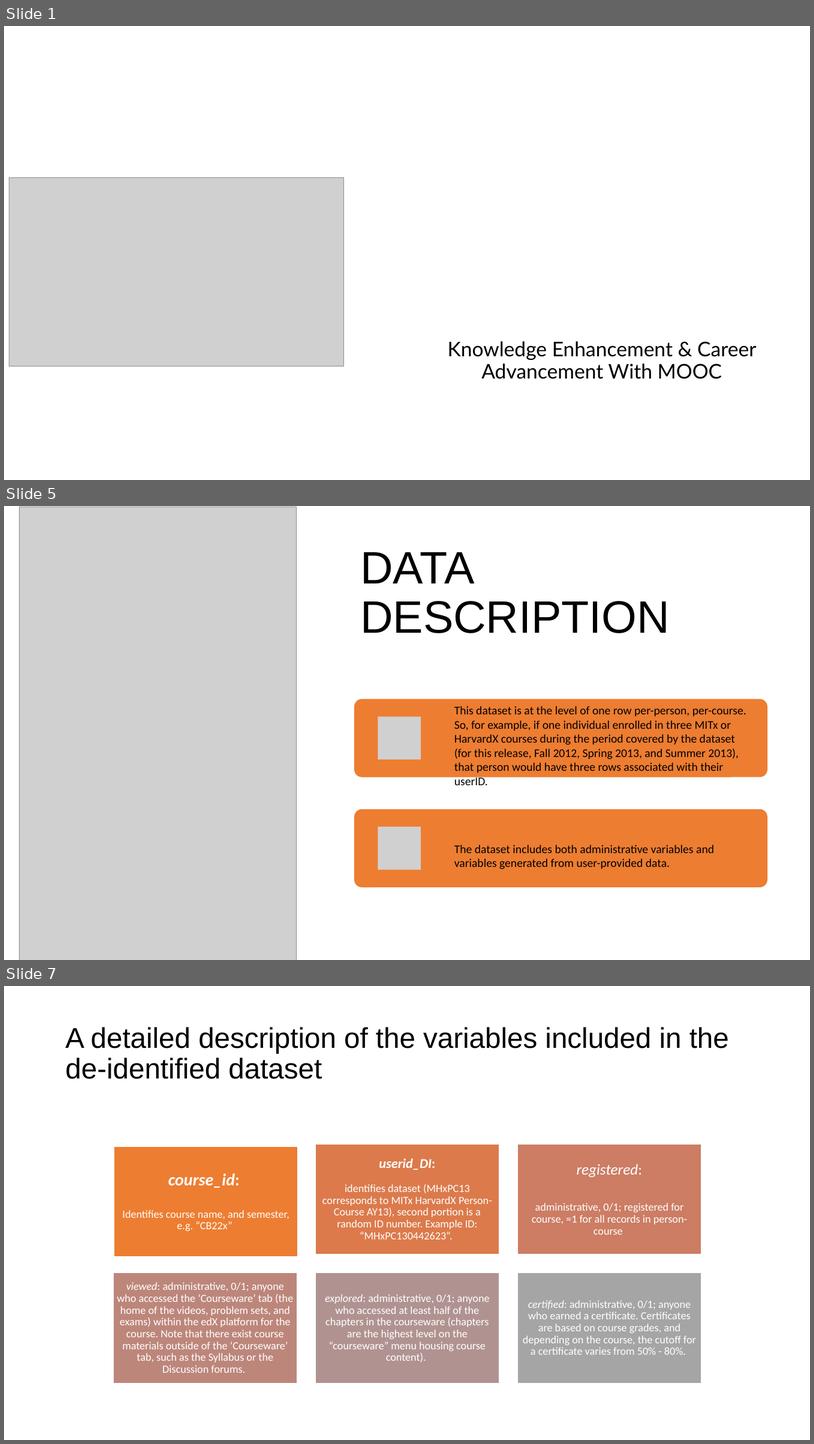
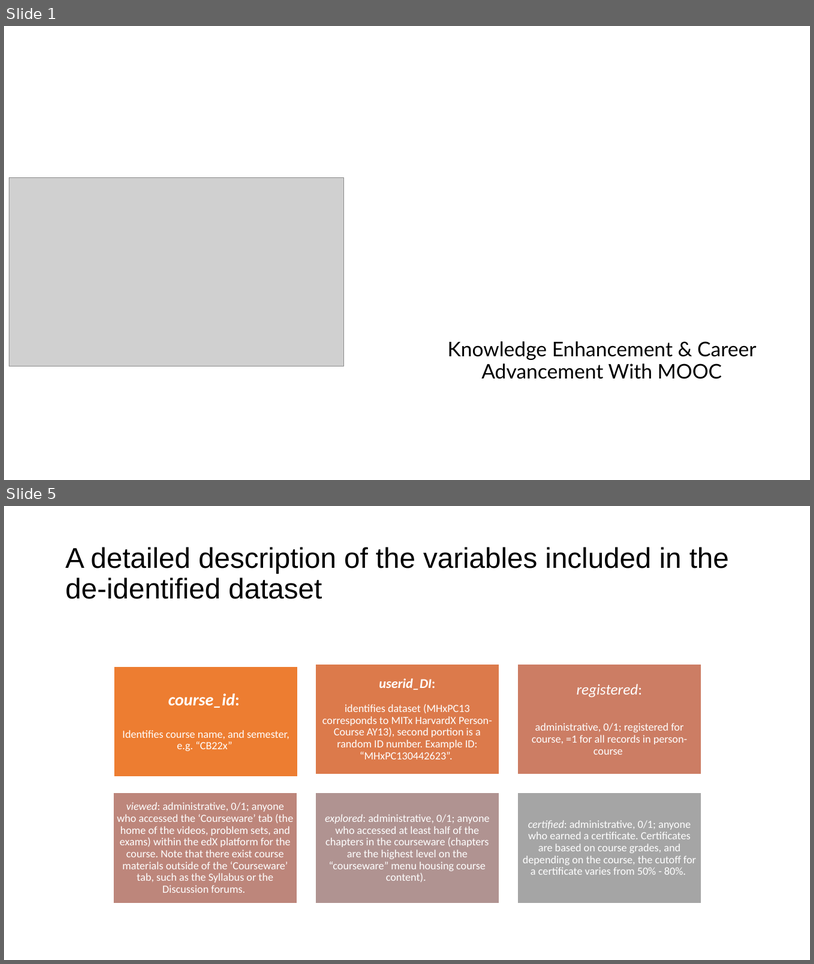
Before and after one commit to MANALI999999/test, a slide deck: Presentation1 [Autosaved].pptx. Shown one above the other, each under a label of ours: slides 1, 5 and 7 before the commit, slides 1 and 5 after it; the slides between them are not shown. The pictures are 814x1444 and 814x964 pixels, drawn with LibreOffice and Linux fonts; fonts in the diff are those of the drawing; grey boxes stand for pictures; background and template pictures are left out. Boxes give left, top, right and bottom in pixels: in the first picture for what was removed or moved away, otherwise in the second. Text is boxed around its words. In the diff, an @@ line names an element or a change of style, - is before the commit and + after.

```diff
--- a/Presentation1 [Autosaved].pptx
+++ b/Presentation1 [Autosaved].pptx
@@ slide 5 removed at <box>4,506,810,960</box>, background picture (left out) @@
@@ picture removed at <box>19,507,297,960</box> @@
@@ title removed at <box>360,552,670,633</box> @@
-DATA DESCRIPTION
@@ group removed at <box>354,699,768,887</box>: 2 rounded rectangles, 2 pictures, 2 texts @@
-This dataset is at the level of one row per-person, per-course. So, for example, if one individual enrolled in three MITx or HarvardX courses during the period covered by the dataset (for this release, Fall 2012, Spring 2013, and Summer 2013), that person would have three rows associated with their userID.
-The dataset includes both administrative variables and variables generated from user-provided data.
@@ what was slide 7 is now slide 5 @@
```
Also in this commit, not shown: 3 slides changed, 1 other slide removed.
